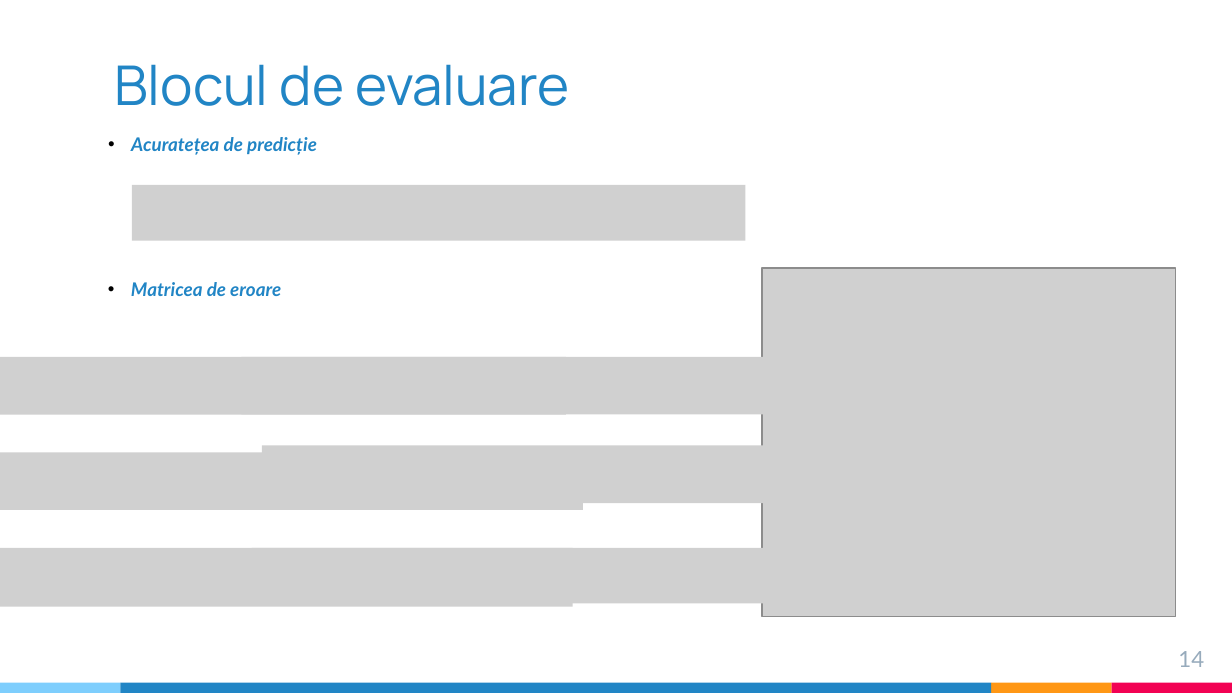
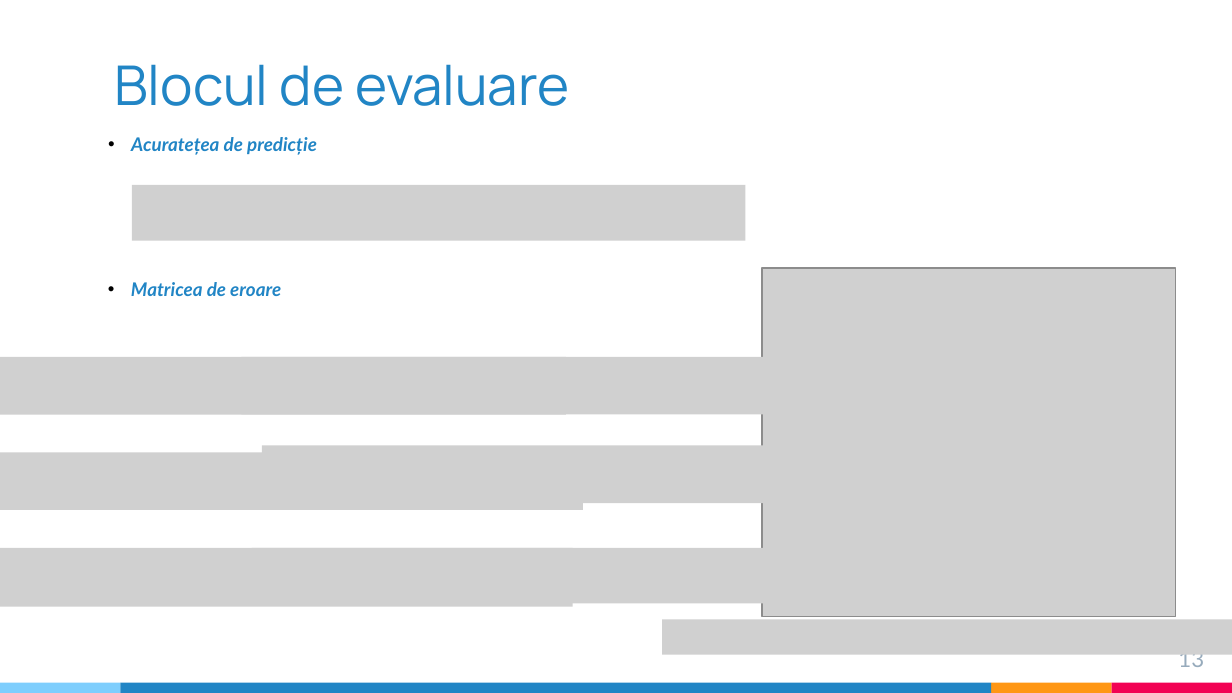
Before and after one commit to ST4NSB/part-of-speech-tagging, a slide deck: slide 13 of docs/pos_tagging_prezentare_Barbulescu.pptx (slide 14 before the commit). Drawn at 1232x693 pixels with LibreOffice and Linux fonts; fonts in the diff are those of the drawing; grey boxes stand for pictures. Boxes give left, top, right and bottom in pixels: in the first picture for what was removed or moved away, otherwise in the second. Text is boxed around its words. In the diff, an @@ line names an element or a change of style, - is before the commit and + after.

```diff
--- a/docs/pos_tagging_prezentare_Barbulescu.pptx
+++ b/docs/pos_tagging_prezentare_Barbulescu.pptx
@@ picture added at bbox=[662, 620, 1232, 655] @@
@@ page number at bbox=[1178, 654, 1204, 667]: text changed @@
-14
+13
```
Also in this commit, not shown: 5 other slides changed, 1 slide removed.
